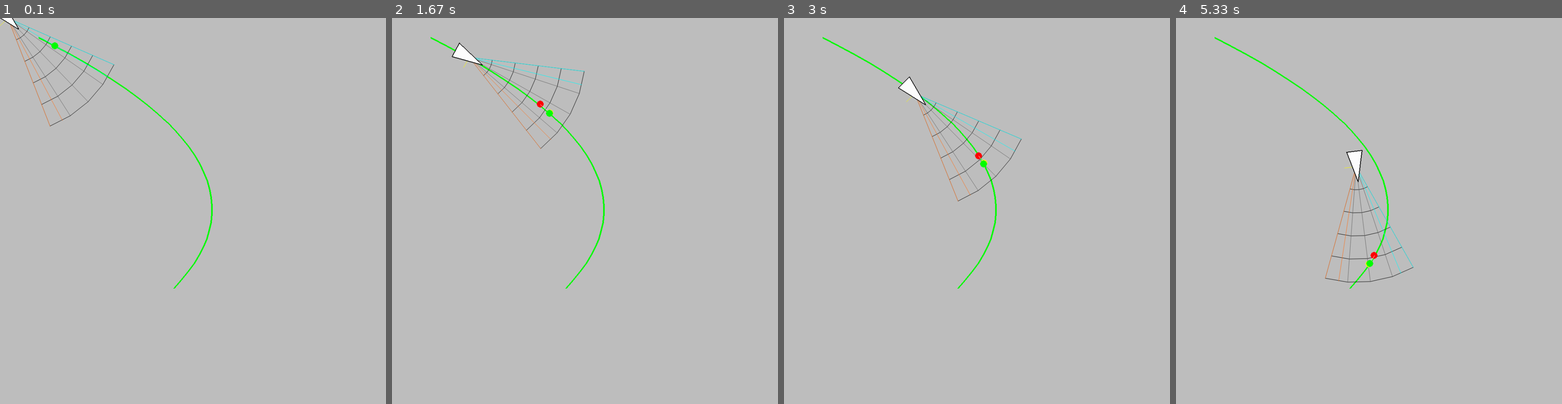
Above: before the commit, frames 1-4 (left to right).
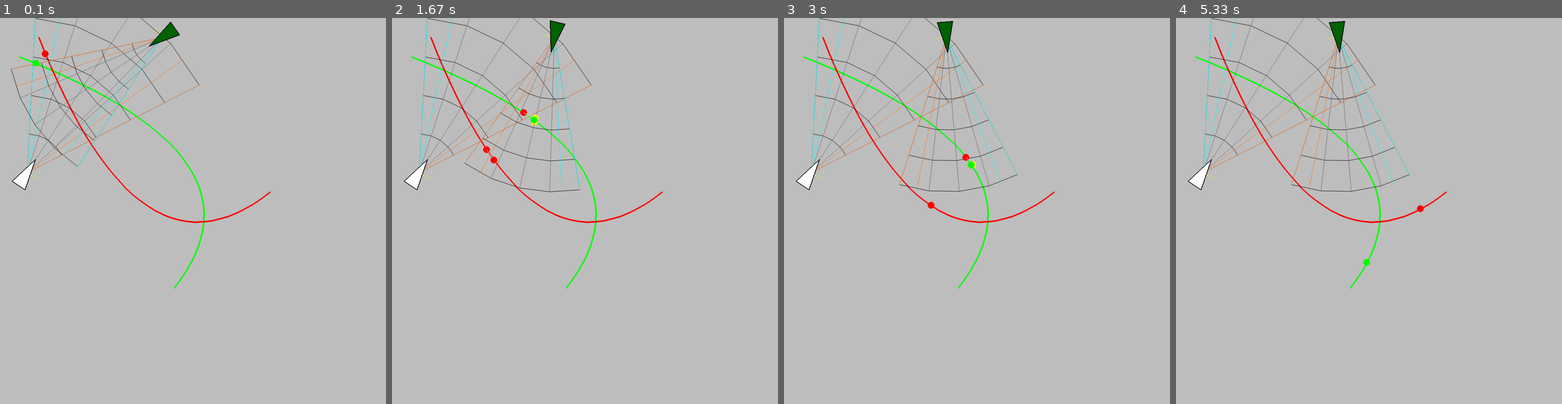
Above: after the commit, the same moments.

Repository: DoYouEvenStackSmash/active-target-coverage
Game: pygame game, started from src/test-multitrack.py
Two runs of this game, one before a commit and one after it. Both use one fixed random seed, a clock stepped at 60 frames per second and the inputs below.
Inputs:
- Up to frame 1 (0.1 s): no input
- Up to frame 2 (1.67 s): no input
- Up to frame 3 (3 s): no input
- Up to frame 4 (5.33 s): no input

The runs differ from the first frame. In frame 1, 3.4% of the frame differs, in the area x 0-71%, y 0-70%; in frame 2, 3.6%; in frame 3, 3.6%; in frame 4, 3.7%, in the area x 3-71%, y 0-70%.

Commit message:
added multi agent multi track

Diff:
--- a/src/test-multitrack.py
+++ b/src/test-multitrack.py
@@ -29,7 +29,7 @@
     """
     est_rotation, est_translation = sensing_agent.estimate_pose_update()
 
-    if est_rotation != None:
+    if est_rotation != None and sensing_agent.ALLOW_ROTATION:
         # if est_rotation > np.pi or est_rotation < -np.pi:
         #     print("rotation OOB")
         rotation = sensing_agent.apply_rotation_to_agent(est_rotation)
@@ -45,7 +45,7 @@
                 -2 * np.pi + sensing_agent.exoskeleton.rel_theta
             )
         sensing_agent.obj_tracker.add_angular_displacement(0, -est_rotation, direction)
-    if est_translation != None:
+    if est_translation != None and sensing_agent.ALLOW_TRANSLATION:
         translation = sensing_agent.apply_translation_to_agent(est_translation)
         sensing_agent.obj_tracker.add_linear_displacement(-translation, 0)
 
@@ -121,17 +121,17 @@
       sensing_agent = environment.agents[k]
       agent_update(sensing_agent)
       draw_sensing_agent(screen, environment.agents[k])
-      # if sensing_agent.obj_tracker.active_tracks == None:
-        # continue
-      # for t in range(len(sensing_agent.obj_tracker.active_tracks)):
-      curr_pt, pred_pt = sensing_agent.estimate_next_detection()
-      if len(pred_pt):
-          # print((curr_pt,pred_pt))
-          pafn.frame_draw_dot(screen, curr_pt, pafn.colors["red"])
-          pafn.frame_draw_dot(screen, pred_pt, pafn.colors["yellow"])
-          pafn.frame_draw_line(
-              screen, (curr_pt, pred_pt), pafn.colors["white"]
-          )
+      if sensing_agent.obj_tracker.active_tracks == None:
+        continue
+      for t in range(len(sensing_agent.obj_tracker.active_tracks)):
+        curr_pt, pred_pt = sensing_agent.estimate_next_detection(t)
+        if len(pred_pt):
+            # print((curr_pt,pred_pt))
+            pafn.frame_draw_dot(screen, curr_pt, pafn.colors["red"])
+            pafn.frame_draw_dot(screen, pred_pt, pafn.colors["yellow"])
+            pafn.frame_draw_line(
+                screen, (curr_pt, pred_pt), pafn.colors["white"]
+            )
     for j,t in enumerate(environment.targets):
       t.origin = paths[j][i]
       pafn.frame_draw_dot(screen, paths[j][i], colors[j])
@@ -159,14 +159,14 @@
   min_x, min_y = 50,50
   max_x, max_y = 700,700
   # origins = [(100,50)]#, (50,50)]#, (50,100)]
-  origins = [(100,50)]#, (50,100)]
-  # origins.reverse()
+  origins = [(100,50), (50,100)]
+  origins.reverse()
   destinations = [(450,700), (700, 450), (700,700), (700,450)]
   vertices = []
   vertices.append(gfn.get_isosceles_vertex(origins[0], destinations[0],-1, 35))
   # vertices.append(gfn.get_isosceles_vertex(origins[1], destinations[1]))
   # vertices.append(gfn.get_midpoint(origins[1], destinations[1]))
-  # vertices.append(gfn.get_isosceles_vertex(origins[1], destinations[1],1,35))
+  vertices.append(gfn.get_isosceles_vertex(origins[1], destinations[1],1,35))
   n = 30
   paths = []
   for i in range(len(origins)):
@@ -181,18 +181,23 @@
   # paths[1].reverse()
   colors = [pafn.colors["green"], pafn.colors["red"], pafn.colors["cyan"]]
   environment = Environment()
-  sensing_agent = init_sensing_agent()
-  # sensing_agent.ALLOW_TRANSLATION = False
-  # sensing_agent.ALLOW_ROTATION = False
+  sensing_agent = init_sensing_agent(SensingAgent())
+  sensing_agent_2 = init_sensing_agent(SensingAgent(),origin=(400,50),_id=1)
+  sensing_agent_2.centered_sensor.fov_width = np.pi / 4
+  sensing_agent_2.centered_sensor.fov_radius = 400
+  sensing_agent_2.ALLOW_TRANSLATION = False
+  sensing_agent.ALLOW_ROTATION = False
   # theta, r = mfn.car2pol(origins[1], destinations[1])
-  sensing_agent.centered_sensor.fov_radius = 300
-  sensing_agent.centered_sensor.fov_width = np.pi / 4
+  sensing_agent.centered_sensor.fov_radius = 500
+  sensing_agent.centered_sensor.fov_width = np.pi / 3
   # sensing_agent.exoskeleton.fov_theta = np.pi / 4
 
   for i in range(len(origins)):
     environment.add_target(Target(origins[i], _id=i))
 
   environment.agents[0] = sensing_agent
+  environment.agents[1] = sensing_agent_2
+
 
   for i,path in enumerate(paths):
     render_path(screen, path, colors[i])
@@ -204,7 +209,7 @@
   sys.exit()
 
 def init_sensing_agent(
-    sensing_agent=SensingAgent(), origin=(0, 0), _id=0, orientation=(500, 500)
+    sensing_agent=SensingAgent(), origin=(50, 400), _id=0, orientation=(200, 200)
 ):
     ox, oy = origin
     scale = 2
